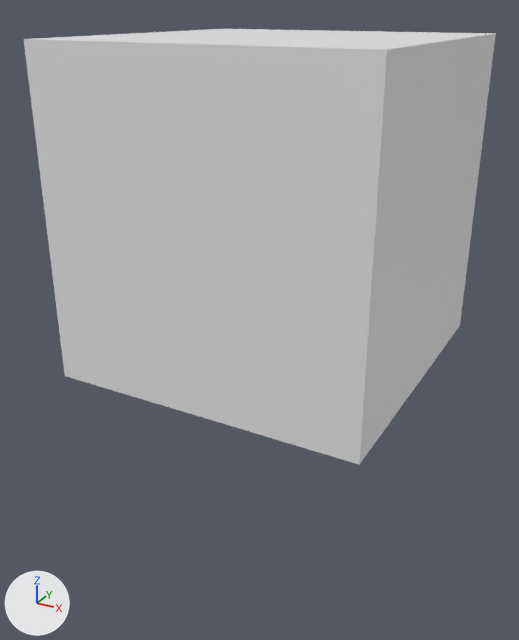
The OBJ model Game Tech 2014/Meshes/cube.obj, before and after one commit.
Rendered twice from a 50 mm lens placed at (2.04, -3.96, 2.16), pointed at (-0.05, -0.15, 0.26). Lighting does not change. The marker at lower left points along +X, +Y and +Z. Where no turn or scale is listed for an object, it has been applied to the vertices.

In view in the first picture: 'ungrouped'.
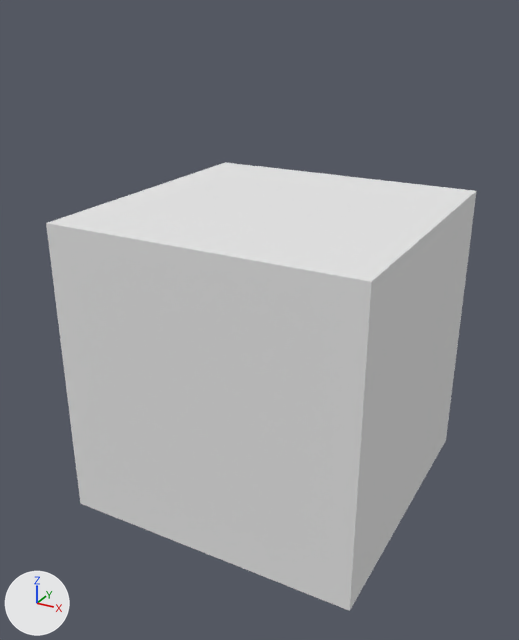
Commit message: Added Meshes
Added Various Basic Meshes to the project for use

Boxes [x1, y1, x2, y2] around the edits, measured in the pictures (519 x 640 px):
```json
{"object": "ungrouped", "change": "reshaped", "before": [24, 29, 496, 465], "after": [46, 162, 476, 611], "on screen": "9% narrower"}
{"part": 1, "of": "me_ungrouped", "change": "added", "after": [46, 162, 476, 611]}
{"part": 2, "of": "me_ungrouped", "change": "deleted", "before": [24, 29, 496, 465]}
```

The change, as JSON lines over the scene's bpy script:
```json
{"op": "add", "block": "mat_none", "code": ["mat_none = principled_material('None')", "mat_none.base_color = (0.8, 0.8, 0.8)  # white #e7e7e7", "mat_none.roughness = 1.0"]}
{"block": "me_ungrouped", "where": "# used by ob_ungrouped; location = (0.0, 0.0, 0.0)"}
{"op": "remove", "block": "me_ungrouped", "code": "me_ungrouped.from_pydata(...)  # 8 vertices, 12 faces; spans x -1.0..1.0, y -1.0..1.0, z 0.0..2.0"}
{"op": "add", "block": "me_ungrouped", "code": "me_ungrouped.from_pydata(...)  # 386 vertices, 768 faces; spans x -1.0..1.0, y -1.0..1.0, z -1.0..1.0"}
{"block": "me_ungrouped", "change": "me_ungrouped part 1: 382 vertices added at x -1.0..1.0, y -1.0..1.0, z -1.0..1.0"}
{"block": "me_ungrouped", "change": "me_ungrouped part 2: 4 vertices removed from x -1.0..1.0, y -1.0..1.0, z 2.0"}
{"op": "add", "block": "me_ungrouped", "code": "me_ungrouped.materials.append(mat_none)  # white #e7e7e7"}
```
